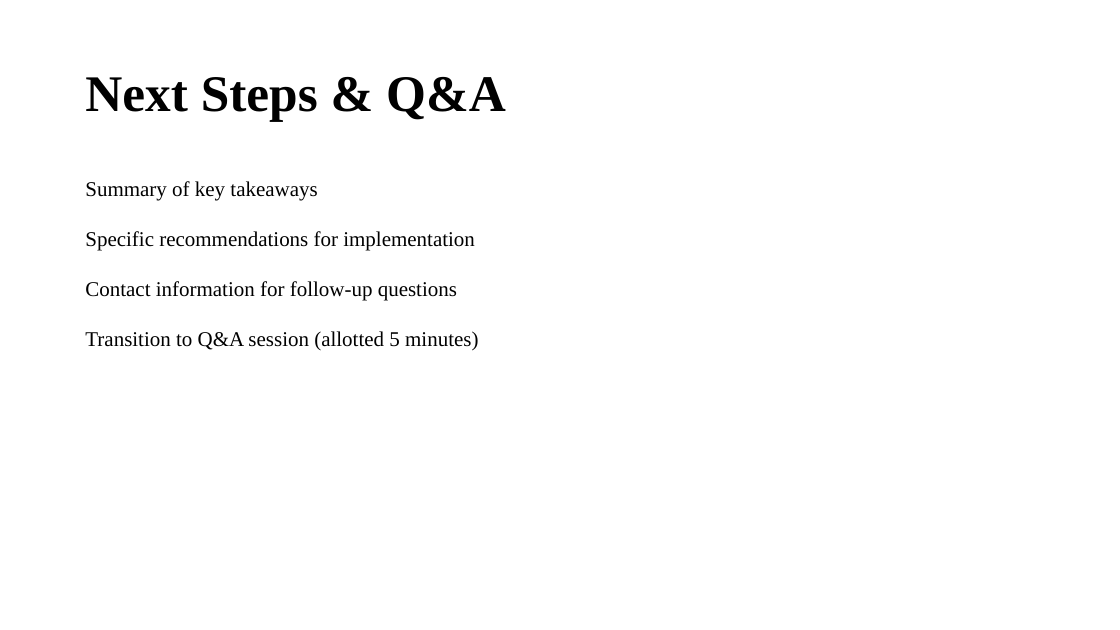
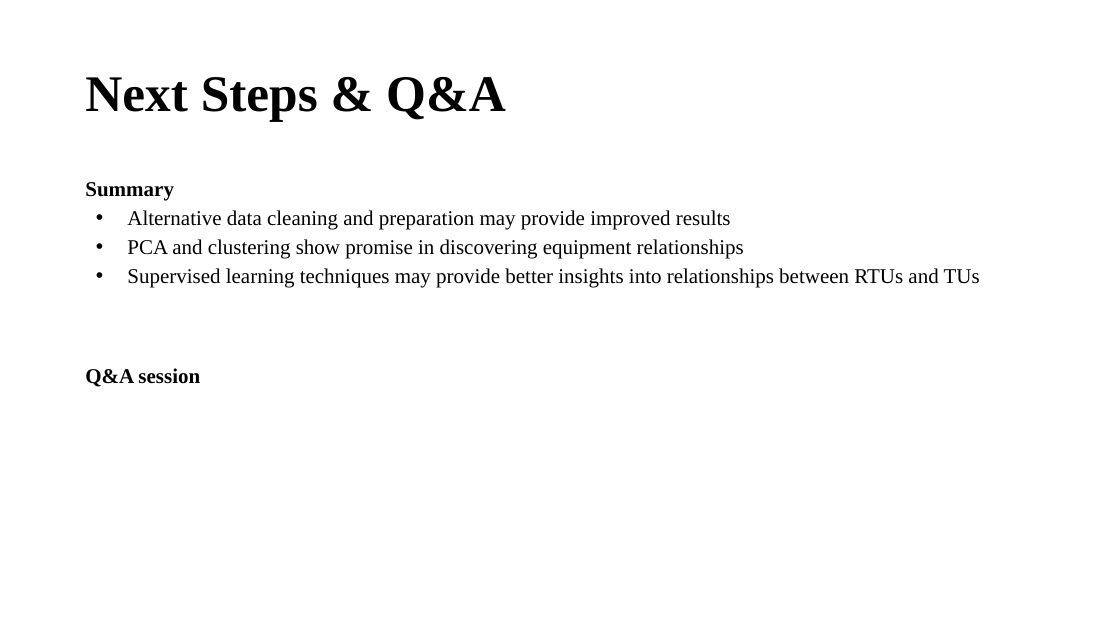
Before and after one commit to west-bri/HVACFinal, a slide deck: slide 10 of HVAC_Final_Presentation.pptx. Drawn at 1120x630 pixels with LibreOffice and Linux fonts; fonts in the diff are those of the drawing. Boxes give left, top, right and bottom in pixels: in the first picture for what was removed or moved away, otherwise in the second. Text is boxed around its words. In the diff, an @@ line names an element or a change of style, - is before the commit and + after.

```diff
--- a/HVAC_Final_Presentation.pptx
+++ b/HVAC_Final_Presentation.pptx
@@ text at [85,182,980,387]: text changed @@
-Summary of key takeaways
-Specific recommendations for implementation
-Contact information for follow-up questions
-Transition to Q&A session (allotted 5 minutes)
+Summary
+• Alternative data cleaning and preparation may provide improved results
+• PCA and clustering show promise in discovering equipment relationships
+• Supervised learning techniques may provide better insights into relationships between RTUs and TUs
+Q&A session
```
Also in this commit, not shown: 7 other slides changed, 2 slides added, 2 slides removed.
